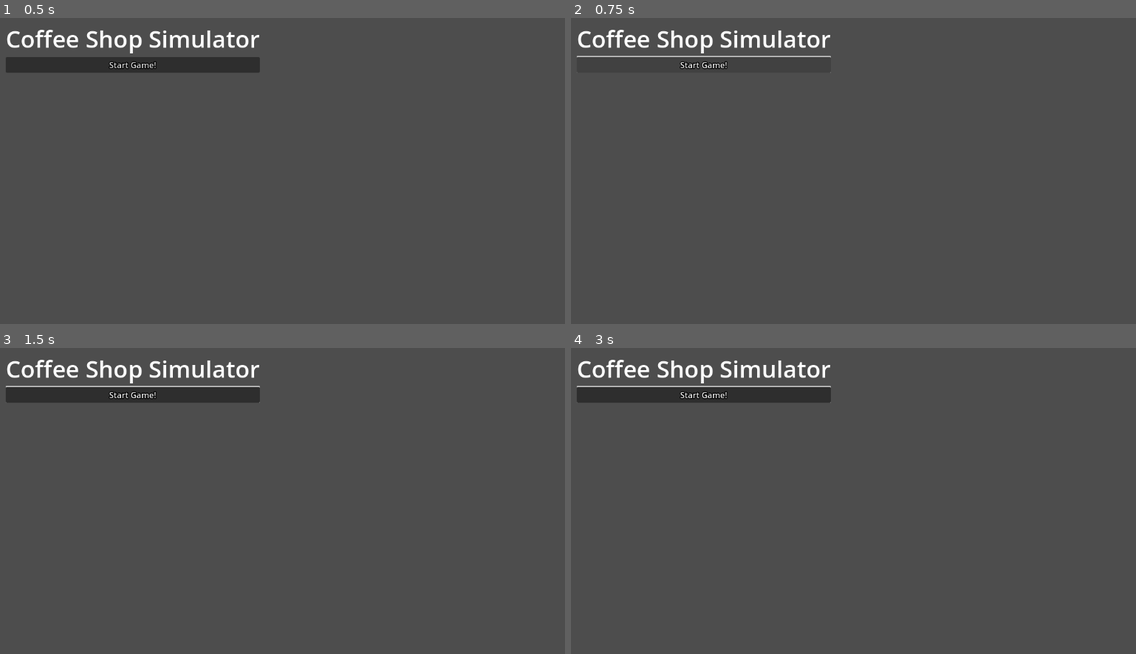
Above: before the commit, frames 1-4 (two rows, left to right).
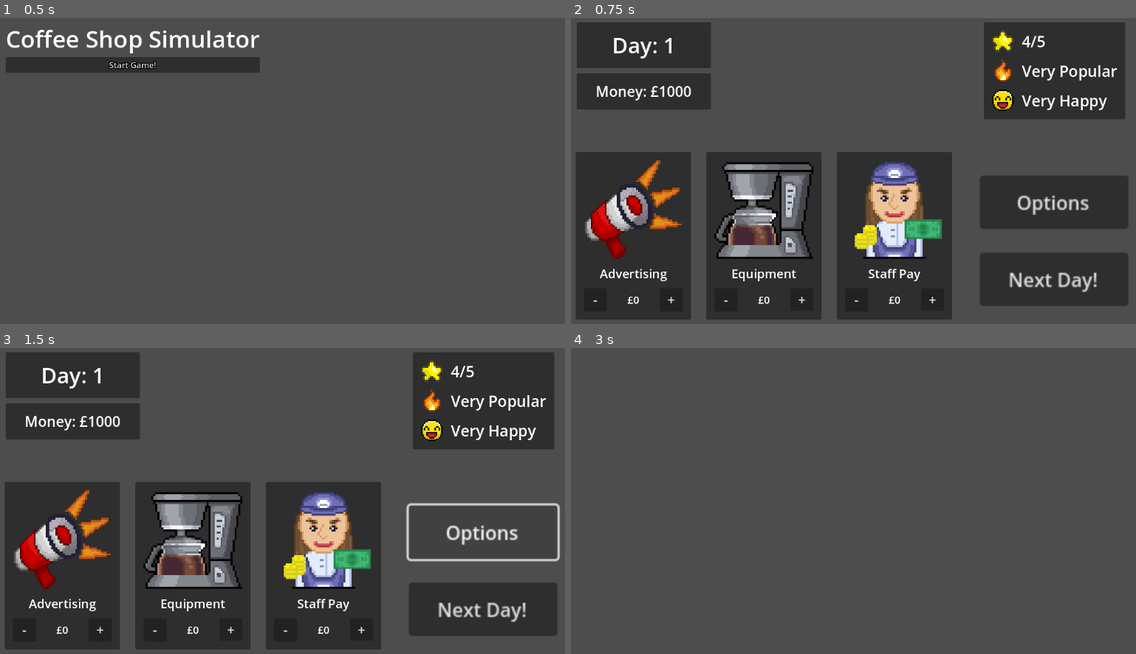
Above: after the commit, the same moments.

Repository: GravyFin/coffee-shop-simulator
Game: Godot game, scene res://scenes/main_menu.tscn
Two runs of this game, one before a commit and one after it. Both use one fixed random seed, a clock stepped at 60 frames per second and the inputs below.
Inputs (mouse positions are in pixels of both pictures, inside the frame that each line leads up to):
- Up to frame 1 (0.5 s): no input
- Up to frame 2 (0.75 s): click "Start Game!" at 0.5 s
- Up to frame 3 (1.5 s): click (485, 531) at 1.25 s, where only the run after the commit has a clickable "Options"
- Up to frame 4 (3 s): click (700, 393) at 2 s, where only the run before the commit has a clickable "Start Game!"; click (1056, 608) at 2.75 s, where only the run after the commit has a clickable "Next Day!"

Frame 1 is identical in both runs. In frame 2, 55% of the frame differs, in the area x 0-99%, y 1-99%; in frame 3, 53%; in frame 4, 3.5%.

Commit message:
Cleaned code and polished existing allocation menu code
Code fixes were made to ensure the game runs smoothly as intended as well as polishing some allocation menu elements to better fit the style later on

Diff:
--- a/scenes/allocation_menu.gd
+++ b/scenes/allocation_menu.gd
@@ -1,6 +1,6 @@
 extends Control
 
-const STEP := 10
+const STEP := 50
 
 var ad_spend := 0
 var eq_spend := 0
--- a/scenes/allocation_menu.tscn
+++ b/scenes/allocation_menu.tscn
@@ -293,7 +293,7 @@
 theme_override_font_sizes/font_size = 26
 text = "+"
 
-[node name="MarginContainer" type="MarginContainer" parent="."]
+[node name="Options+EndButtons" type="MarginContainer" parent="."]
 layout_mode = 0
 offset_left = 813.00006
 offset_top = 310.0
@@ -305,18 +305,26 @@
 theme_override_constants/margin_right = 6
 theme_override_constants/margin_bottom = 6
 
-[node name="VBoxContainer" type="VBoxContainer" parent="MarginContainer"]
+[node name="VBoxContainer" type="VBoxContainer" parent="Options+EndButtons"]
 custom_minimum_size = Vector2(125, 125)
 layout_mode = 2
 theme_override_constants/separation = 20
 alignment = 1
 
-[node name="OptionsButton" type="Button" parent="MarginContainer/VBoxContainer"]
+[node name="OptionsButton" type="Button" parent="Options+EndButtons/VBoxContainer"]
 custom_minimum_size = Vector2(0, 45)
 layout_mode = 2
 text = "Options"
 
-[node name="EndButton" type="Button" parent="MarginContainer/VBoxContainer"]
+[node name="EndButton" type="Button" parent="Options+EndButtons/VBoxContainer"]
 custom_minimum_size = Vector2(0, 45)
 layout_mode = 2
 text = "Next Day!"
+
+[connection signal="pressed" from="OptionsPanel/AdvertisingPanel/MarginContainer/VBoxContainer/AdvertValuePanel/MinusButton" to="." method="_on_ad_minus_pressed"]
+[connection signal="pressed" from="OptionsPanel/AdvertisingPanel/MarginContainer/VBoxContainer/AdvertValuePanel/PlusButton" to="." method="_on_ad_plus_pressed"]
+[connection signal="pressed" from="OptionsPanel/EquipmentPanel/MarginContainer/VBoxContainer/EquipValuePanel/MinusButton" to="." method="_on_eq_minus_pressed"]
+[connection signal="pressed" from="OptionsPanel/EquipmentPanel/MarginContainer/VBoxContainer/EquipValuePanel/PlusButton" to="." method="_on_eq_plus_pressed"]
+[connection signal="pressed" from="OptionsPanel/StaffPayPanel/MarginContainer/VBoxContainer/StaffValuePanel/MinusButton" to="." method="_on_sf_minus_pressed"]
+[connection signal="pressed" from="OptionsPanel/StaffPayPanel/MarginContainer/VBoxContainer/StaffValuePanel/PlusButton" to="." method="_on_sf_plus_pressed"]
+[connection signal="pressed" from="Options+EndButtons/VBoxContainer/EndButton" to="." method="_on_end_day_pressed"]
--- a/scenes/main_menu.tscn
+++ b/scenes/main_menu.tscn
@@ -21,7 +21,7 @@
 theme_override_font_sizes/font_size = 46
 text = "Coffee Shop Simulator"
 
-[node name="Button" type="Button" parent="VBoxContainer"]
+[node name="StartGameButton" type="Button" parent="VBoxContainer"]
 layout_mode = 2
 size_flags_vertical = 3
 theme_override_constants/outline_size = 6
@@ -33,3 +33,5 @@
 autowrap_mode = 1
 icon_alignment = 1
 script = ExtResource("1_l6cm7")
+
+[connection signal="pressed" from="VBoxContainer/StartGameButton" to="VBoxContainer/StartGameButton" method="_on_pressed"]
--- a/scripts/game_manager.gd
+++ b/scripts/game_manager.gd
@@ -1,17 +1,26 @@
 extends Node
 
+# === BASIC VALUES ===
 var day: int = 1
 var money: int = 1000
 
-# player allocations
+# === PLAYER ALLOCATIONS ===
 var advertising_spend: int = 0
 var equipment_spend: int = 0
 var staff_spend: int = 0
 
-# results
+# === RESULTS ===
 var customers: int = 0
 var revenue: int = 0
 
+# === SHOP STATS (0 - 100) ===
+var shop_quality: int = 50
+var popularity: int = 50
+var staff_happiness: int = 50
+
 func reset_game():
 	day = 1
-	money = 100
+	money = 1000
+	shop_quality = 50
+	popularity = 50
+	staff_happiness = 50
